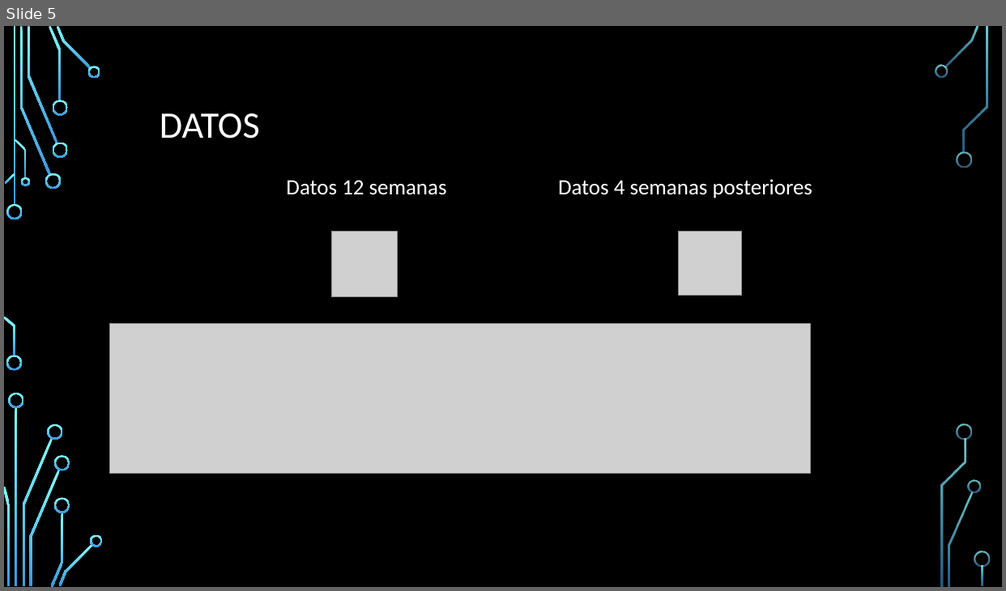
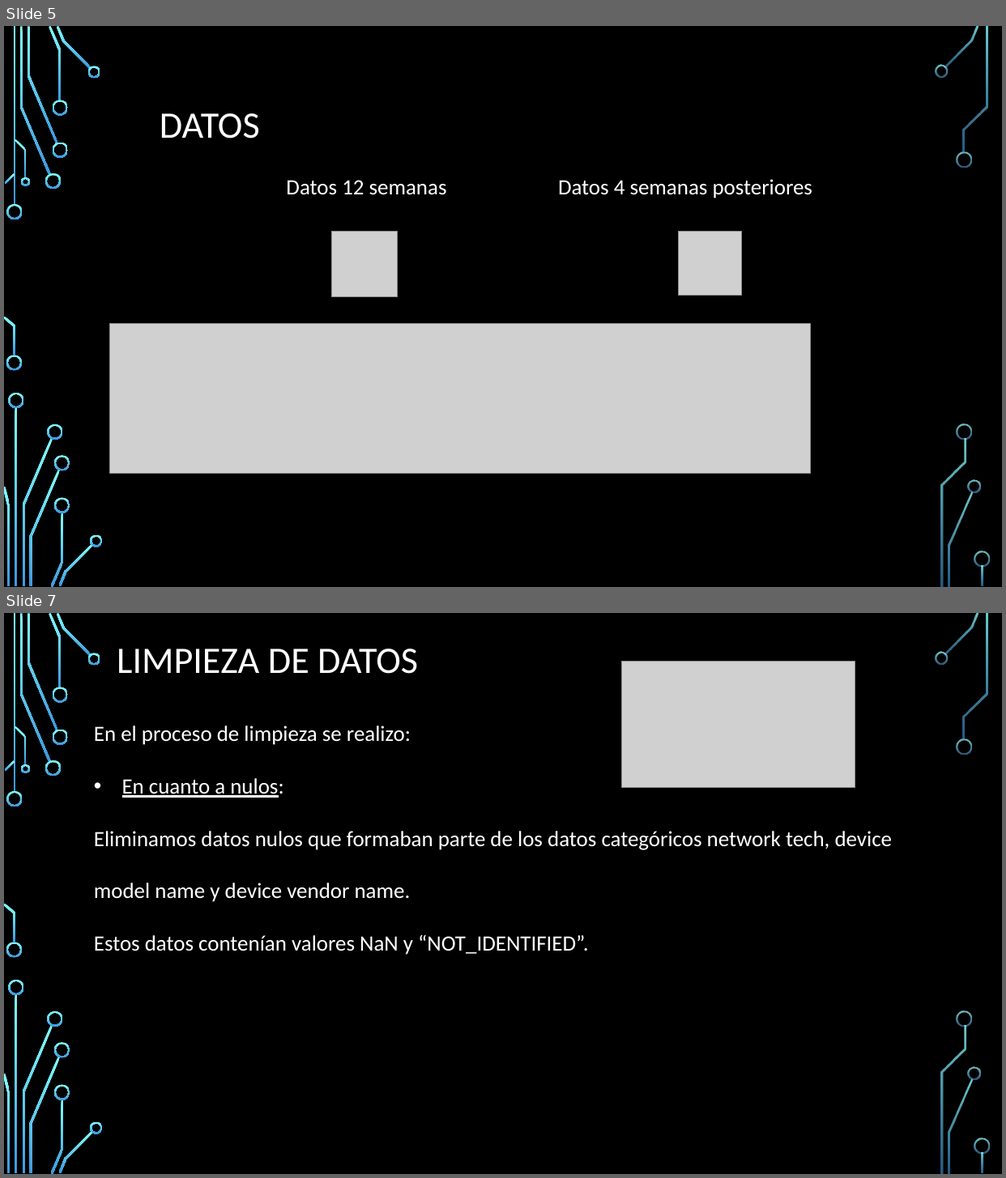
Before and after one commit to maurigarcia88/DiploDataScienceG7, a slide deck: Diplomatura data science.pptx. Shown one above the other, each under a label of ours: slide 5 before the commit, slides 5 and 7 after it; the slides between them are not shown. The pictures are 1006x591 and 1006x1178 pixels, drawn with LibreOffice and Linux fonts; fonts in the diff are those of the drawing; grey boxes stand for pictures; background and template pictures are left out. Boxes give left, top, right and bottom in pixels: in the first picture for what was removed or moved away, otherwise in the second. Text is boxed around its words. In the diff, an @@ line names an element or a change of style, - is before the commit and + after.

```diff
--- a/Diplomatura data science.pptx
+++ b/Diplomatura data science.pptx
@@ slide 7 added at (4, 613, 1002, 1174), background picture (left out); not listed: 36 template elements that a slide beside it also shows @@
@@ title added at (117, 649, 418, 674), 36 pt, text #FFFFFF @@
+LIMPIEZA DE DATOS
@@ picture added at (622, 662, 855, 787) @@
@@ text added at (94, 726, 893, 955), 21 pt, text #FFFFFF @@
+En el proceso de limpieza se realizo:
+• En cuanto a nulos:
+Eliminamos datos nulos que formaban parte de los datos categóricos network tech, device model name y device vendor name.
+Estos datos contenían valores NaN y “NOT_IDENTIFIED”.
```
Also in this commit, not shown: 2 slides changed, 2 other slides added.
